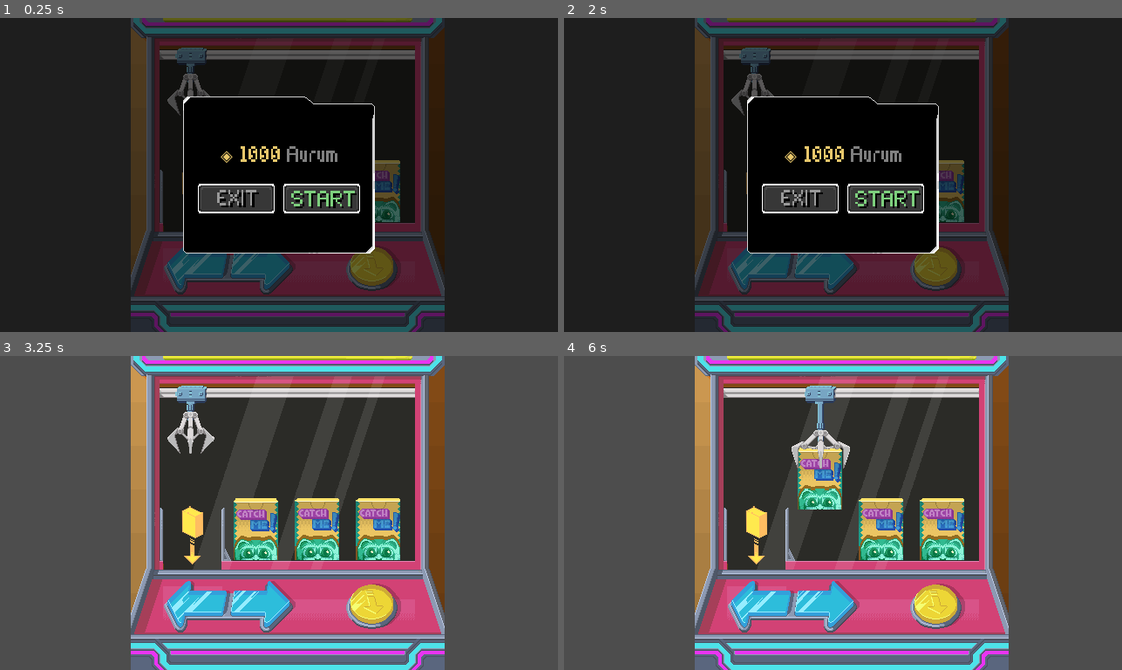
Above: before the commit, frames 1-4 (two rows, left to right).
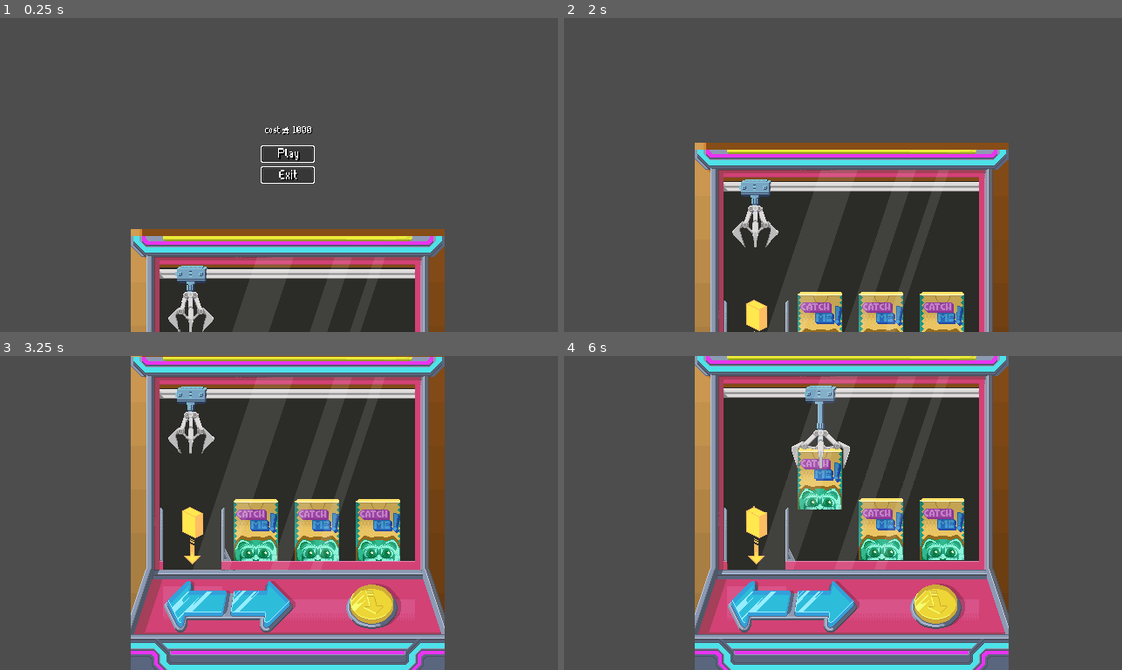
Above: after the commit, the same moments.

Repository: Sandy4j/crane_minigame
Game: Godot game, scene res://CraneMachine.tscn
Same seed, same stepped clock (60 frames per second), same inputs: the game is played once before the commit and once after it.
Inputs (mouse positions are in pixels of both pictures, inside the frame that each line leads up to):
- Up to frame 1 (0.25 s): no input
- Up to frame 2 (2 s): click (854, 153) at 0.5 s, where only the run after the commit has a clickable "Play"; click (854, 153) at 1.25 s, where only the run after the commit has a clickable "Play"
- Up to frame 3 (3.25 s): click (323, 534) at 2 s, where only the run before the commit has a clickable "START"; click (323, 534) at 2.75 s, where only the run after the commit has a clickable "START"
- Up to frame 4 (6 s): hold Right (right) 3.53-4.28 s; hold Space (grab) 3.53-4.28 s; hold Left (left) 4.28-5.03 s; tap Space (grab) at 4.35, 5.85 s; hold Space (grab) 5.03-5.78 s; hold Right (right) from 5.03 s (still down)

The runs differ from the first frame. In frame 1, 94% of the frame differs, in the area x 0-100%, y 0-100%; in frame 2, 95%; in frame 3, 4.4%; in frame 4, less than 0.1%.

Commit message:
feat: implement main menu and its behavior

Diff:
--- a/CraneMachine.tscn
+++ b/CraneMachine.tscn
@@ -22,14 +22,17 @@
 [ext_resource type="Texture2D" uid="uid://3mmvs7sfu7x" path="res://Asset/Crane_Game_ClawGrab.png" id="10_td1wy"]
 [ext_resource type="Texture2D" uid="uid://clhu6vgb2l23g" path="res://Asset/Crane_Game_ClawNeutral.png" id="11_1cldk"]
 [ext_resource type="Texture2D" uid="uid://dtsv4u2j26o2u" path="res://Asset/Crane_ButtonRight_Pressed.png" id="11_a2hws"]
+[ext_resource type="Texture2D" uid="uid://6vyyrh17fni2" path="res://Asset/Crane_ButtonLeft_Hover.png" id="11_ond02"]
 [ext_resource type="Texture2D" uid="uid://c61ug1tdo54me" path="res://Asset/Crane_Game_Box_A.png" id="12_1g3iw"]
 [ext_resource type="Texture2D" uid="uid://xr7phkyesqck" path="res://Asset/Crane_ButtonYellow_Default.png" id="12_36ie7"]
 [ext_resource type="Texture2D" uid="uid://6k4mkrxowgvr" path="res://Asset/Crane_ButtonYellow_Pressed.png" id="13_00jma"]
 [ext_resource type="Texture2D" uid="uid://d1h7pu4moucrq" path="res://Asset/Crane_Game_Box_B.png" id="13_2m47i"]
 [ext_resource type="Texture2D" uid="uid://cc706nq3q2kjh" path="res://Asset/Crane_Game_Box_C.png" id="14_r0roq"]
+[ext_resource type="Texture2D" uid="uid://bsbl827n1c5na" path="res://Asset/Crane_ButtonRight_Hover.png" id="14_tosx5"]
 [ext_resource type="Texture2D" uid="uid://bohydmx1mr4iw" path="res://Asset/font/ui_interaction_bg.png" id="15_cuckp"]
 [ext_resource type="Script" path="res://UI/UI.gd" id="16_e03ug"]
 [ext_resource type="FontFile" uid="uid://1m8t6fwto306" path="res://Asset/font/bistrobold.fnt" id="16_hhadh"]
+[ext_resource type="Texture2D" uid="uid://tso1wfue60vw" path="res://Asset/Crane_ButtonYellow_Hover.png" id="17_nyl3p"]
 [ext_resource type="Script" path="res://Scripts/Boxes.gd" id="18_wre2g"]
 [ext_resource type="Shader" path="res://UI/Shader/Box_Highlight.gdshader" id="19_ajchn"]
 [ext_resource type="Script" path="res://UI/CraneMachinePopup.gd" id="20_v6juf"]
@@ -58,6 +61,7 @@
 [ext_resource type="Texture2D" uid="uid://buw07ghg0b5xu" path="res://Asset/montage/montage_blindbox_a_0015.png" id="43_vuwcb"]
 [ext_resource type="Shader" path="res://UI/Shader/speedlines.gdshader" id="45_ej7dx"]
 [ext_resource type="Texture2D" uid="uid://bbgajjqd0ucp4" path="res://Asset/font/ui_interaction_item_bg.png" id="57_goqs6"]
+[ext_resource type="PackedScene" uid="uid://bwcn6dusc8ato" path="res://main_menu.tscn" id="62_3e5tk"]
 
 [sub_resource type="Curve" id="Curve_cl54m"]
 _data = [Vector2(0, 0), 0.0, 0.0, 0, 0, Vector2(0.2, 1), 0.0, 0.0, 0, 0, Vector2(0.8, 1), 0.0, 0.0, 0, 0, Vector2(1, 0), 0.0, 0.0, 0, 0]
@@ -305,9 +309,13 @@
 offset = Vector2(0, 20)
 
 [node name="Outer" type="Sprite2D" parent="Inner"]
+z_index = 2
+z_as_relative = false
 texture = ExtResource("4_yny2s")
 
 [node name="Glass" type="Sprite2D" parent="Inner"]
+z_index = 6
+z_as_relative = false
 texture = ExtResource("4_qpvyu")
 
 [node name="EmptyLabel" type="Sprite2D" parent="Inner"]
@@ -341,6 +349,7 @@
 offset_bottom = 72.0
 texture_normal = ExtResource("8_fle1t")
 texture_pressed = ExtResource("9_0qj4b")
+texture_hover = ExtResource("11_ond02")
 
 [node name="RightBtn" type="TextureButton" parent="Inner/ButtonMachine/Control"]
 layout_mode = 0
@@ -350,6 +359,7 @@
 offset_bottom = 72.0
 texture_normal = ExtResource("10_q5uit")
 texture_pressed = ExtResource("11_a2hws")
+texture_hover = ExtResource("14_tosx5")
 
 [node name="GrabBtn" type="TextureButton" parent="Inner/ButtonMachine/Control"]
 layout_mode = 0
@@ -359,13 +369,16 @@
 offset_bottom = 68.0
 texture_normal = ExtResource("12_36ie7")
 texture_pressed = ExtResource("13_00jma")
+texture_hover = ExtResource("17_nyl3p")
 
 [node name="VFXSucces" type="Node2D" parent="Inner"]
 script = ExtResource("23_vfx01")
 
 [node name="Overlay" type="Sprite2D" parent="Inner/VFXSucces"]
-z_index = 6
-position = Vector2(0, 16)
+visible = false
+z_index = 1
+z_as_relative = false
+position = Vector2(0, 27)
 texture = ExtResource("6_ny6c0")
 
 [node name="GPUParticles2D" type="GPUParticles2D" parent="Inner/VFXSucces"]
@@ -381,13 +394,13 @@
 
 [node name="Overlay" type="AnimatedSprite2D" parent="Inner/VFXSucces/VFXFailure"]
 visible = false
-z_index = 6
-position = Vector2(0, 2)
+z_as_relative = false
+position = Vector2(0, 20)
 sprite_frames = SubResource("SpriteFrames_arpgf")
-frame = 1
-frame_progress = 0.576744
+frame_progress = 0.45545
 
 [node name="CraneTrain" type="Node2D" parent="."]
+z_index = 2
 texture_filter = 1
 position = Vector2(220, 45)
 script = ExtResource("5_u0b50")
@@ -406,7 +419,7 @@
 position = Vector2(-1, 10)
 
 [node name="CraneClaw" type="Area2D" parent="CraneTrain"]
-z_index = 5
+z_index = 3
 z_as_relative = false
 position = Vector2(-1, 40)
 script = ExtResource("7_yg7s0")
@@ -486,6 +499,7 @@
 
 [node name="UI" type="CanvasLayer" parent="."]
 layer = 10
+visible = false
 script = ExtResource("16_e03ug")
 
 [node name="Control" type="Control" parent="UI"]
@@ -937,6 +951,11 @@
 horizontal_alignment = 1
 vertical_alignment = 1
 
+[node name="MainMenu" parent="." instance=ExtResource("62_3e5tk")]
+
+[node name="Camera2D" type="Camera2D" parent="."]
+position = Vector2(320, -70)
+
 [connection signal="pressed" from="Inner/ButtonMachine/Control/LeftBtn" to="Inner/ButtonMachine/Control" method="_on_left_btn_pressed"]
 [connection signal="pressed" from="Inner/ButtonMachine/Control/RightBtn" to="Inner/ButtonMachine/Control" method="_on_right_btn_pressed"]
 [connection signal="pressed" from="Inner/ButtonMachine/Control/GrabBtn" to="Inner/ButtonMachine/Control" method="_on_grab_btn_pressed"]
--- a/Scripts/CraneMachine.gd
+++ b/Scripts/CraneMachine.gd
@@ -40,7 +40,11 @@
 
 	_load_config()
 	aurum_changed.emit(aurum)
-	popup.open(self)
+	# popup will be opened after MainMenu behavior finishes
+
+func trigger_initial_popup() -> void:
+	if not session_active:
+		popup.open(self)
 
 ## Load konfigurasi dari file eksternal
 func _load_config() -> void:
--- a/Scripts/CraneTrain.gd
+++ b/Scripts/CraneTrain.gd
@@ -87,6 +87,7 @@
 
 	var new_index: int = clamp(selected_index + direction, 0, box_targets.size() - 1)
 	if new_index == selected_index:
+		_bump_effect(direction)
 		return
 
 	_try_deduct_session()
@@ -129,6 +130,25 @@
 	var target_x: float = box_targets[selected_index].global_position.x - claw.position.x
 	_tween_to_x(target_x, snap_speed)
 
+## Animasi mentok saat mencoba gerak ke arah yang illegal
+func _bump_effect(direction: int) -> void:
+	if selected_index < 0 or selected_index >= box_targets.size():
+		return
+
+	var target_x: float = box_targets[selected_index].global_position.x - claw.position.x
+	var bump_distance: float = 15.0
+
+	_stop_tween()
+	movement_tween = create_tween()
+	movement_tween.set_trans(Tween.TRANS_SINE)
+
+	movement_tween.tween_property(self, "position:x", target_x + (direction * bump_distance), 0.1).set_ease(Tween.EASE_OUT)
+	movement_tween.tween_property(self, "position:x", target_x, 0.1).set_ease(Tween.EASE_IN_OUT)
+
+	movement_tween.finished.connect(func():
+		move_finished.emit()
+	, CONNECT_ONE_SHOT)
+
 ## Kembali ke posisi drop zone
 func _return_to_drop_zone(use_tween: bool, on_finished: Callable = Callable()) -> void:
 	if use_tween:
--- /dev/null
+++ b/UI/MainMenu.gd
@@ -0,0 +1,27 @@
+extends Control
+
+
+@onready var camera = $"../Camera2D"
+@onready var panel = $Panel
+
+func _ready():
+	#AudioManager.start_bgm()
+	#AudioManager.switch_bgm("bgm_menu", 1.5)
+	pass
+
+func _on_play_btn_pressed():
+	var tween = create_tween()
+
+	tween.tween_property(panel, "modulate:a", 0.0, 1.0)
+	tween.tween_callback(func(): panel.visible = false)
+	if camera:
+		tween.tween_property(camera, "position:y", 180.0, 1.0).set_trans(Tween.TRANS_SINE).set_ease(Tween.EASE_IN_OUT)
+
+	tween.tween_callback(func():
+		var machine = get_parent()
+		if machine and machine.has_method("trigger_initial_popup"):
+			machine.trigger_initial_popup()
+	)
+
+func _on_exit_btn_pressed():
+	get_tree().quit()
--- /dev/null
+++ b/main_menu.tscn
@@ -0,0 +1,156 @@
+[gd_scene load_steps=8 format=3 uid="uid://bwcn6dusc8ato"]
+
+[ext_resource type="Script" path="res://UI/MainMenu.gd" id="1_weypb"]
+[ext_resource type="Texture2D" uid="uid://bu85kqksvkpbm" path="res://Asset/Mainmenu/Crane_BG.png" id="2_5pbju"]
+[ext_resource type="Texture2D" uid="uid://bsruxqxi0k3on" path="res://Asset/Mainmenu/Crane_Title_Outer.png" id="3_5ux6b"]
+[ext_resource type="Texture2D" uid="uid://didtjbqxkdee5" path="res://Asset/Mainmenu/Crane_Glass_A.png" id="4_420hs"]
+[ext_resource type="Texture2D" uid="uid://b5umkte4enos1" path="res://Asset/Mainmenu/Crane_GlassVignette.png" id="5_e7fqh"]
+[ext_resource type="FontFile" uid="uid://dvaiuc32aidnv" path="res://Asset/font/bistrobits.fnt" id="6_x2n3q"]
+[ext_resource type="Texture2D" uid="uid://42kvbnoypryt" path="res://Asset/font/ui_popup_button_small.png" id="7_54s7d"]
+
+[node name="MainMenu" type="Control"]
+z_index = 10
+texture_filter = 1
+layout_mode = 3
+anchors_preset = 15
+anchor_right = 1.0
+anchor_bottom = 1.0
+offset_left = 330.0
+offset_top = -67.0
+offset_right = 330.0
+offset_bottom = -67.0
+grow_horizontal = 2
+grow_vertical = 2
+script = ExtResource("1_weypb")
+
+[node name="BG" type="TextureRect" parent="."]
+z_index = -1
+z_as_relative = false
+layout_mode = 1
+anchors_preset = 8
+anchor_left = 0.5
+anchor_top = 0.5
+anchor_right = 0.5
+anchor_bottom = 0.5
+offset_left = -20.0
+offset_top = -20.0
+offset_right = 20.0
+offset_bottom = 20.0
+grow_horizontal = 2
+grow_vertical = 2
+texture = ExtResource("2_5pbju")
+
+[node name="Title" type="TextureRect" parent="."]
+z_as_relative = false
+layout_mode = 1
+anchors_preset = 8
+anchor_left = 0.5
+anchor_top = 0.5
+anchor_right = 0.5
+anchor_bottom = 0.5
+offset_left = -20.0
+offset_top = -20.0
+offset_right = 20.0
+offset_bottom = 20.0
+grow_horizontal = 2
+grow_vertical = 2
+texture = ExtResource("3_5ux6b")
+
+[node name="Glass" type="TextureRect" parent="."]
+layout_mode = 1
+anchors_preset = 8
+anchor_left = 0.5
+anchor_top = 0.5
+anchor_right = 0.5
+anchor_bottom = 0.5
+offset_left = -20.0
+offset_top = -20.0
+offset_right = 20.0
+offset_bottom = 20.0
+grow_horizontal = 2
+grow_vertical = 2
+texture = ExtResource("4_420hs")
+
+[node name="Panel" type="TextureRect" parent="."]
+layout_mode = 1
+anchors_preset = 8
+anchor_left = 0.5
+anchor_top = 0.5
+anchor_right = 0.5
+anchor_bottom = 0.5
+offset_left = -20.0
+offset_top = -20.0
+offset_right = 20.0
+offset_bottom = 20.0
+grow_horizontal = 2
+grow_vertical = 2
+texture = ExtResource("5_e7fqh")
+
+[node name="VLayout" type="VBoxContainer" parent="Panel"]
+layout_mode = 1
+anchors_preset = 7
+anchor_left = 0.5
+anchor_top = 1.0
+anchor_right = 0.5
+anchor_bottom = 1.0
+offset_left = -31.0
+offset_top = -85.0
+offset_right = 31.0
+offset_bottom = -13.0
+grow_horizontal = 2
+grow_vertical = 0
+
+[node name="Label" type="Label" parent="Panel/VLayout"]
+layout_mode = 2
+theme_override_fonts/font = ExtResource("6_x2n3q")
+theme_override_font_sizes/font_size = 35
+text = "cost $ 1000"
+horizontal_alignment = 1
+
+[node name="PlayBtn" type="TextureButton" parent="Panel/VLayout"]
+layout_mode = 2
+texture_normal = ExtResource("7_54s7d")
+
+[node name="Label" type="Label" parent="Panel/VLayout/PlayBtn"]
+layout_mode = 1
+anchors_preset = 8
+anchor_left = 0.5
+anchor_top = 0.5
+anchor_right = 0.5
+anchor_bottom = 0.5
+offset_left = -20.0
+offset_top = -16.0
+offset_right = 20.0
+offset_bottom = 18.0
+grow_horizontal = 2
+grow_vertical = 2
+theme_override_fonts/font = ExtResource("6_x2n3q")
+theme_override_font_sizes/font_size = 45
+text = "Play"
+horizontal_alignment = 1
+vertical_alignment = 1
+
+[node name="ExitBtn" type="TextureButton" parent="Panel/VLayout"]
+layout_mode = 2
+texture_normal = ExtResource("7_54s7d")
+
+[node name="Label" type="Label" parent="Panel/VLayout/ExitBtn"]
+layout_mode = 1
+anchors_preset = 8
+anchor_left = 0.5
+anchor_top = 0.5
+anchor_right = 0.5
+anchor_bottom = 0.5
+offset_left = -20.0
+offset_top = -13.0
+offset_right = 20.0
+offset_bottom = 21.0
+grow_horizontal = 2
+grow_vertical = 2
+theme_override_fonts/font = ExtResource("6_x2n3q")
+theme_override_font_sizes/font_size = 45
+text = "Exit"
+horizontal_alignment = 1
+
+[connection signal="pressed" from="Panel/VLayout/PlayBtn" to="." method="_on_play_btn_pressed"]
+[connection signal="pressed" from="Panel/VLayout/ExitBtn" to="." method="_on_exit_btn_pressed"]
--- a/project.godot
+++ b/project.godot
@@ -14,6 +14,10 @@
 run/main_scene="res://CraneMachine.tscn"
 config/features=PackedStringArray("4.2", "Forward Plus")
 config/icon="res://icon.svg"
+
+[autoload]
+
+AudioManager="*res://Scripts/Autoload/AudioManager.gd"
 
 [display]
 
Not shown: 1 places in CraneMachine.tscn that only renumber resources
Not shown, changed: export_presets.cfg
